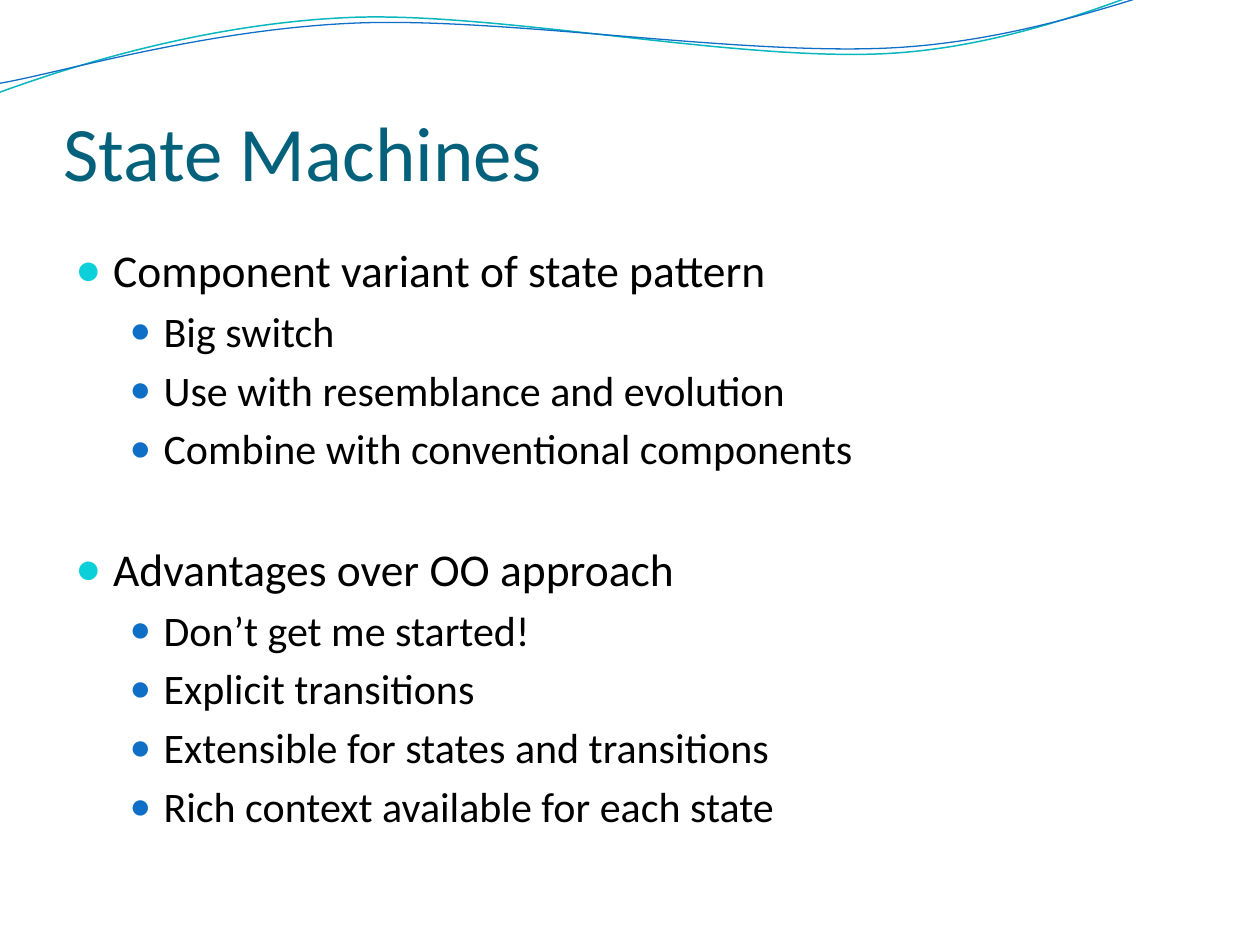
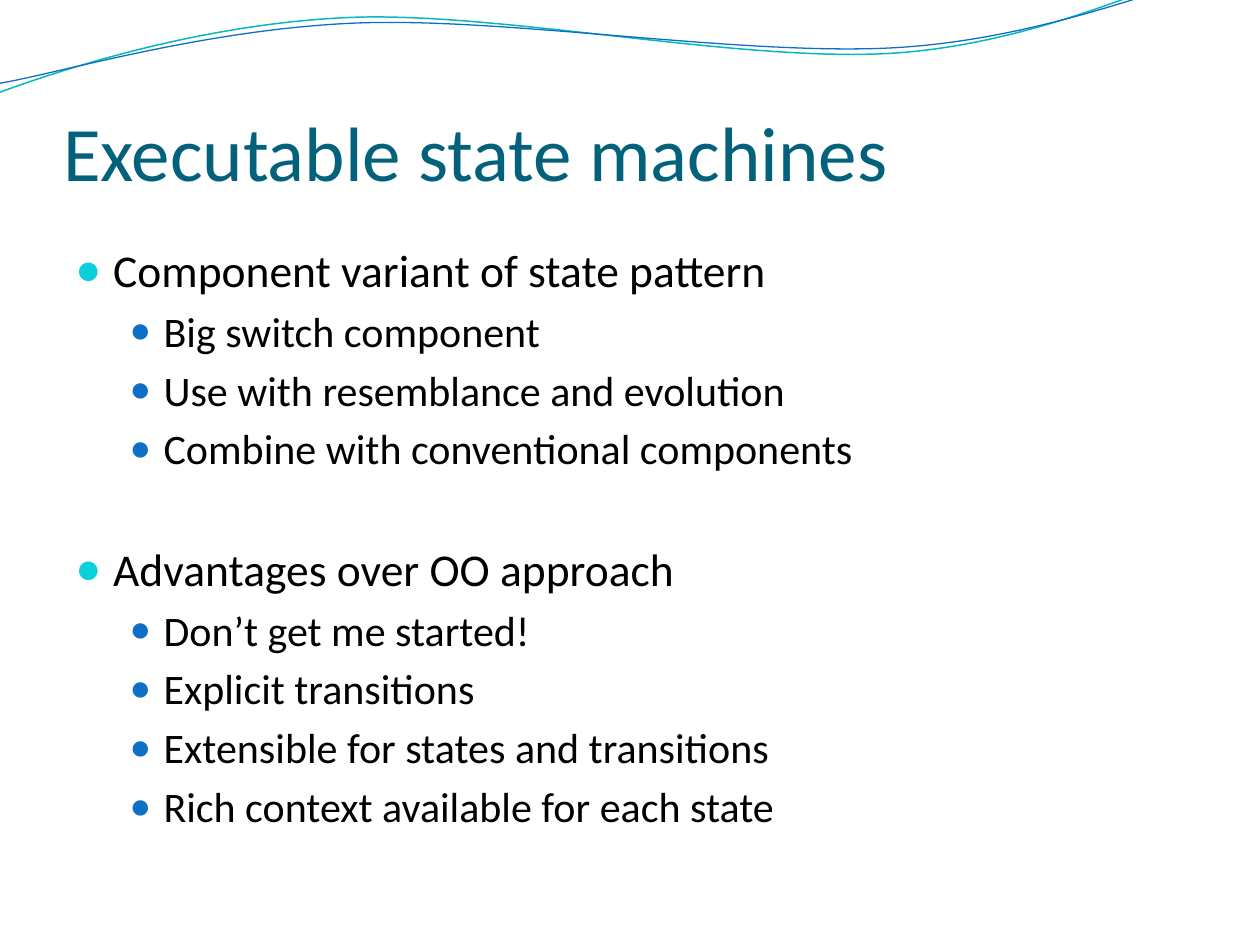
Before and after one commit to Intrinsarc/intrinsarc-evolve, a slide deck: slide 12 of Academic Work/presentations/prague/Evolve - Advanced.pptx. Drawn at 1260x945 pixels with LibreOffice and Linux fonts; fonts in the diff are those of the drawing; background and template pictures are left out. Boxes give left, top, right and bottom in pixels: in the first picture for what was removed or moved away, otherwise in the second. Text is boxed around its words. In the diff, an @@ line names an element or a change of style, - is before the commit and + after.

```diff
--- a/Academic Work/presentations/prague/Evolve - Advanced.pptx
+++ b/Academic Work/presentations/prague/Evolve - Advanced.pptx
@@ title at (x1=63, y1=127, x2=888, y2=182): text changed @@
-State Machines
+Executable state machines
@@ text at (x1=164, y1=317, x2=540, y2=355): text changed @@
-  ● Big switch
+  ● Big switch component
```
Also in this commit, not shown: 12 other slides changed, 8 slides added, 1 slide removed, 2 other files.
